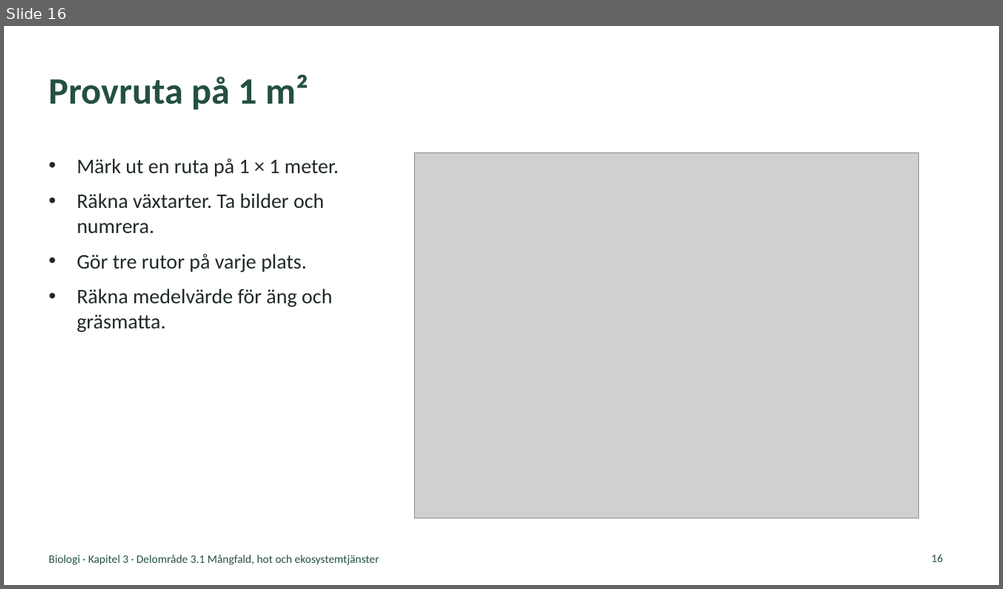
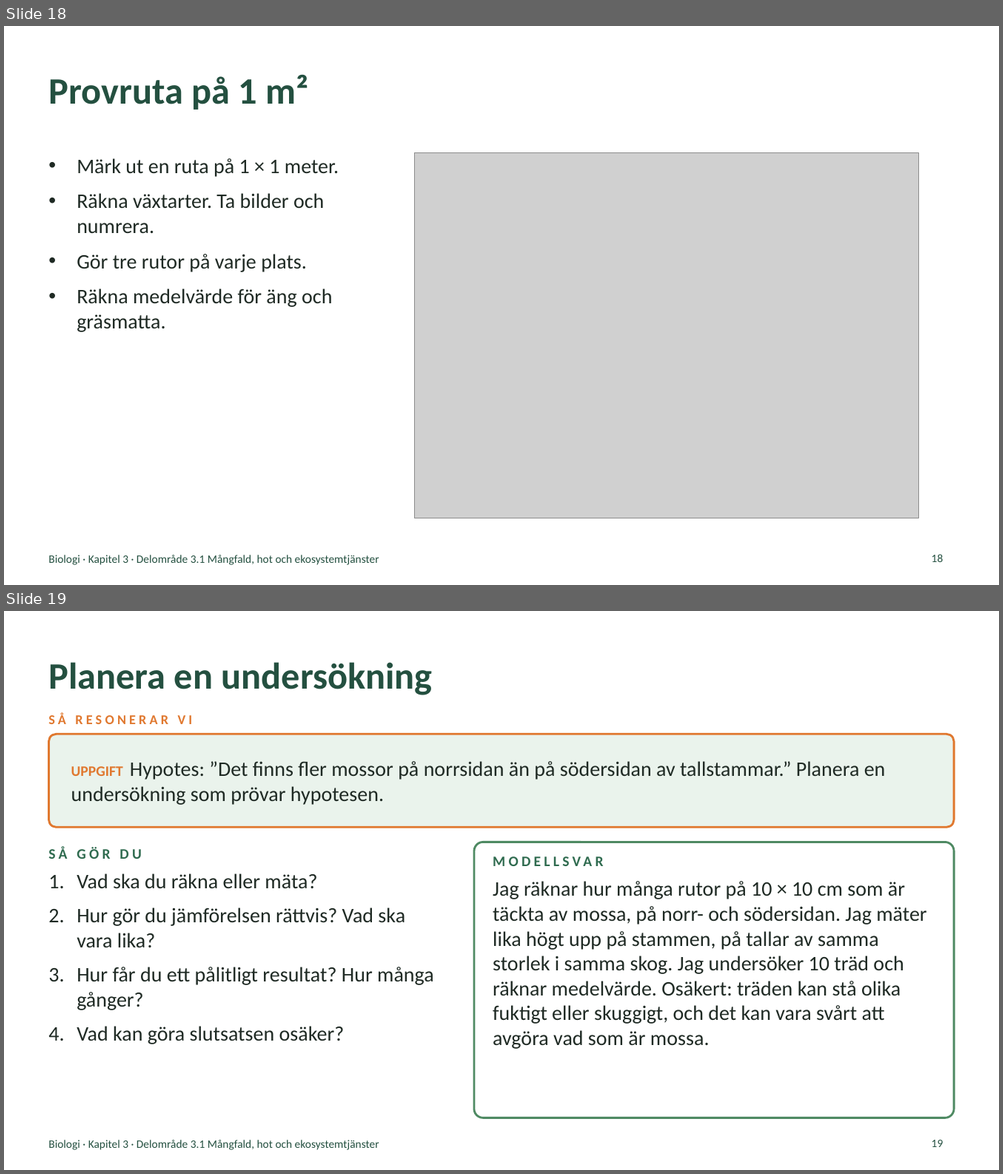
Before and after one commit to sweviktor95/pluggis, a slide deck: planering/biologi-omrade3/biologi-3-1-mangfald-hot-och-ekosystemtjanster.pptx. Shown one above the other, each under a label of ours: slide 16 before the commit, slides 18 and 19 after it. The pictures are 1003x589 and 1003x1174 pixels, drawn with LibreOffice and Linux fonts; fonts in the diff are those of the drawing; grey boxes stand for pictures. Boxes give left, top, right and bottom in pixels: in the first picture for what was removed or moved away, otherwise in the second. Text is boxed around its words. In the diff, an @@ line names an element or a change of style, - is before the commit and + after.

```diff
--- a/planering/biologi-omrade3/biologi-3-1-mangfald-hot-och-ekosystemtjanster.pptx
+++ b/planering/biologi-omrade3/biologi-3-1-mangfald-hot-och-ekosystemtjanster.pptx
@@ slide 19 added at <box>4,611,999,1170</box>, background #FFFFFF; not listed: 1 template element that a slide beside it also shows @@
@@ title added at <box>48,662,432,695</box>, 36 pt, text #245040, bold @@
+Planera en undersökning
@@ text added at <box>48,713,193,724</box>, 13 pt, text #E0782F, bold @@
+SÅ RESONERAR VI
@@ rounded rectangle added at <box>48,734,954,827</box>, fill #EAF3EC, outline #E0782F 2 pt @@
@@ text added at <box>71,761,885,805</box>, 20 pt, text #1F2A24 @@
+UPPGIFT Hypotes: ”Det finns fler mossor på norrsidan än på södersidan av tallstammar.” Planera en undersökning som prövar hypotesen.
@@ text added at <box>48,847,141,859</box>, 14 pt, text #2F6B4F, bold @@
+SÅ GÖR DU
@@ rounded rectangle added at <box>474,843,954,1119</box>, fill #FFFFFF, outline #4F8A63 2 pt @@
@@ text added at <box>492,850,791,872</box>, 14 pt, text #2F6B4F, bold @@
+MODELLSVAR
@@ text added at <box>77,874,434,1045</box>, 20 pt, text #1F2A24 @@
+1. Vad ska du räkna eller mäta?
+2. Hur gör du jämförelsen rättvis? Vad ska vara lika?
+3. Hur får du ett pålitligt resultat? Hur många gånger?
+4. Vad kan göra slutsatsen osäker?
@@ text added at <box>492,881,926,1049</box>, 20 pt, text #1F2A24 @@
+Jag räknar hur många rutor på 10 × 10 cm som är täckta av mossa, på norr- och södersidan. Jag mäter lika högt upp på stammen, på tallar av samma storlek i samma skog. Jag undersöker 10 träd och räknar medelvärde. Osäkert: träden kan stå olika fuktigt eller skuggigt, och det kan vara svårt att avgöra vad som är mossa.
@@ page number added at <box>931,1140,943,1147</box>, 11 pt, text #245040 @@
+19
@@ what was slide 16 is now slide 18 @@
@@ page number at <box>931,554,943,562</box>: text changed @@
-16
+18
```
Also in this commit, not shown: 2 other slides added, 8 other files.
